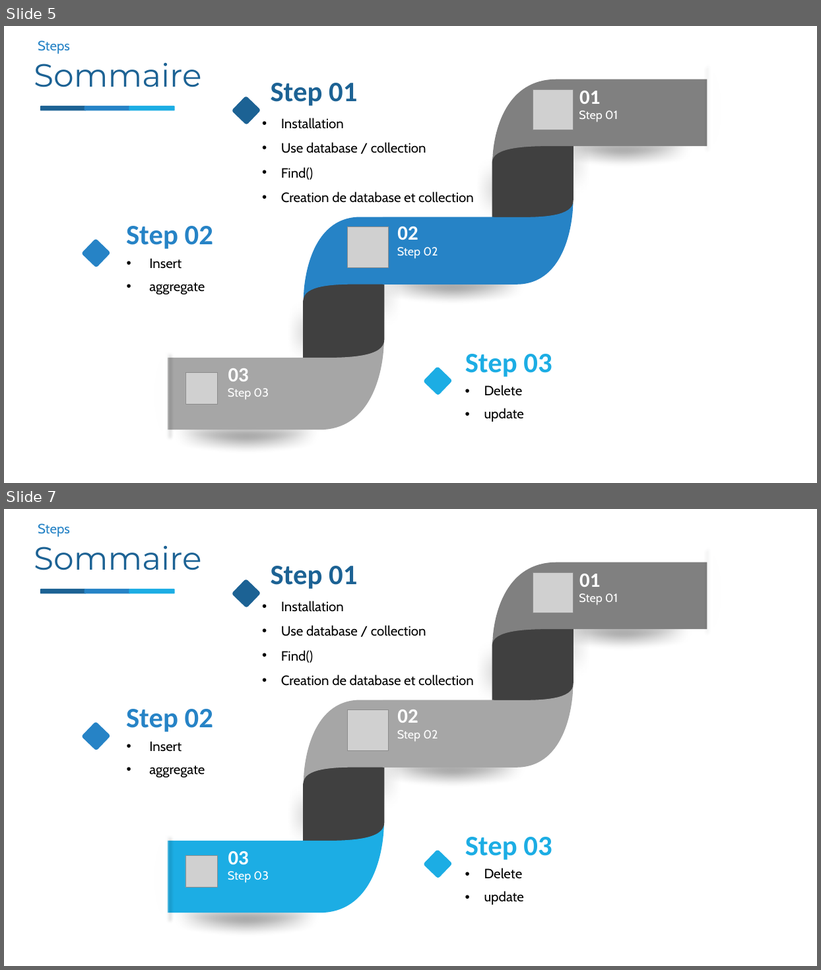
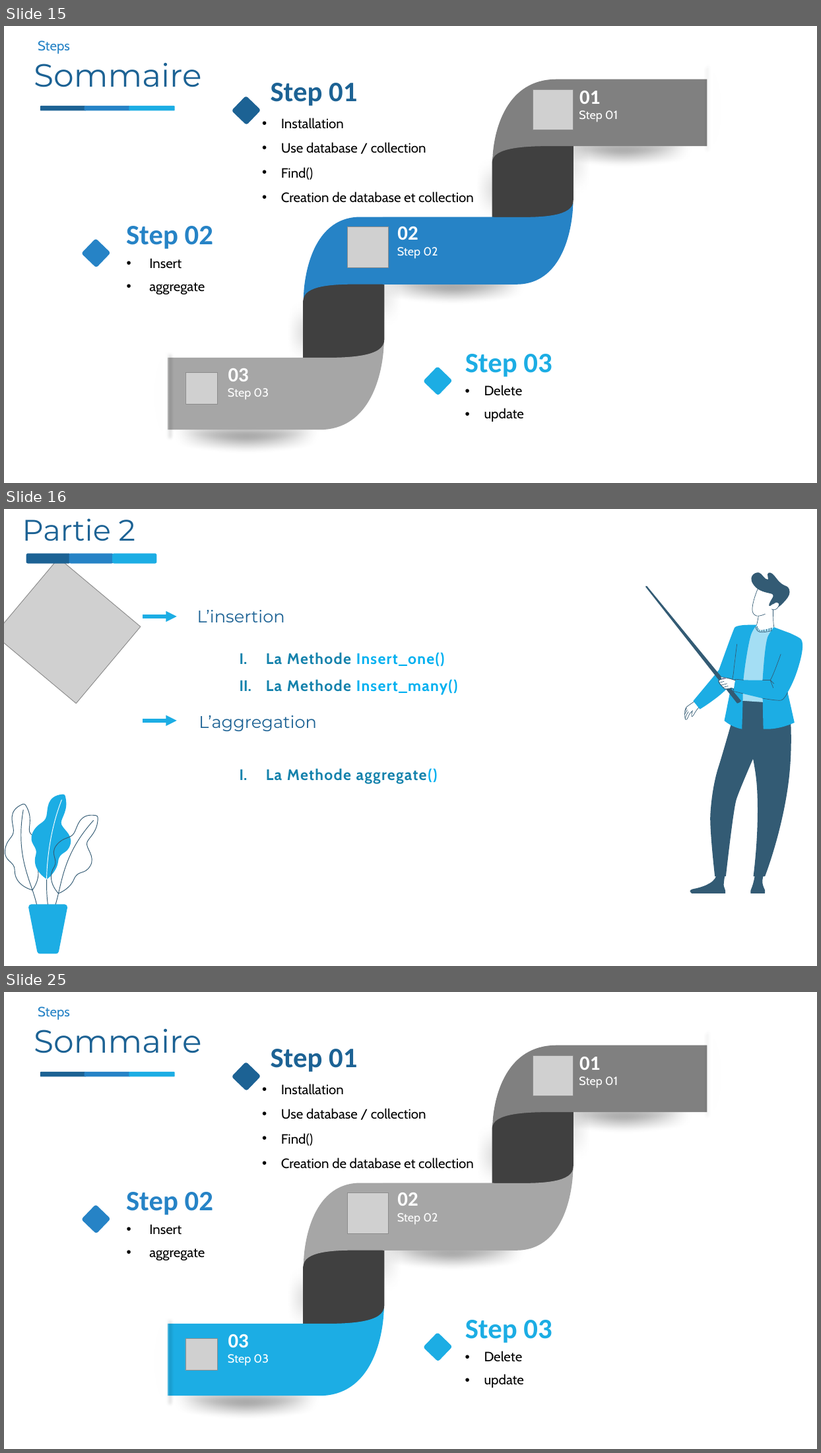
Before and after one commit to nourddine-benyahya/presentation-mongodb-python-todoapp-application, a slide deck: presontation mongodb&python/python&mongodb.pptx. Shown one above the other, each under a label of ours: slides 5 and 7 before the commit, slides 15, 16 and 25 after it; the slides between them are not shown. The pictures are 821x970 and 821x1453 pixels, drawn with LibreOffice and Linux fonts; fonts in the diff are those of the drawing; grey boxes stand for pictures; background and template pictures are left out. Boxes give left, top, right and bottom in pixels: in the first picture for what was removed or moved away, otherwise in the second. Text is boxed around its words. In the diff, an @@ line names an element or a change of style, - is before the commit and + after.

```diff
--- a/presontation mongodb&python/python&mongodb.pptx
+++ b/presontation mongodb&python/python&mongodb.pptx
@@ slide 16 added at (4,509,817,966), background picture (left out) @@
@@ text added at (22,518,136,541), 35 pt, text #1C6294 @@
+Partie 2
@@ picture added at (4,559,140,704) @@
@@ rounded rectangle added at (26,553,71,563), fill #1C6294 @@
@@ rounded rectangle added at (69,553,114,563), fill #2683C6 @@
@@ rounded rectangle added at (113,553,157,563), fill #1CADE4 @@
@@ arrow added from (143, 617) to (177, 617), #1CADE4 4.25 pt @@
@@ text added at (197,610,285,623), 20 pt, text #1C6294 @@
+L’insertion
@@ group added at (646,572,803,894): 44 freeform shapes @@
@@ text added at (266,652,458,695), 18 pt, text #00B0F0, bold @@
+I. La Methode Insert_one()
+II. La Methode Insert_many()
@@ arrow added from (143, 721) to (177, 721), #1CADE4 4.25 pt @@
@@ text added at (199,716,317,731), 20 pt, text #1C6294 @@
+L’aggregation
@@ text added at (266,768,438,784), 18 pt, text #1482AC, bold @@
+I. La Methode aggregate()
@@ group added at (5,795,98,955): 8 freeform shapes @@
@@ what was slide 5 is now slide 15 @@
@@ what was slide 7 is now slide 25 @@
```
Also in this commit, not shown: 19 other slides added, 2 slides removed.
